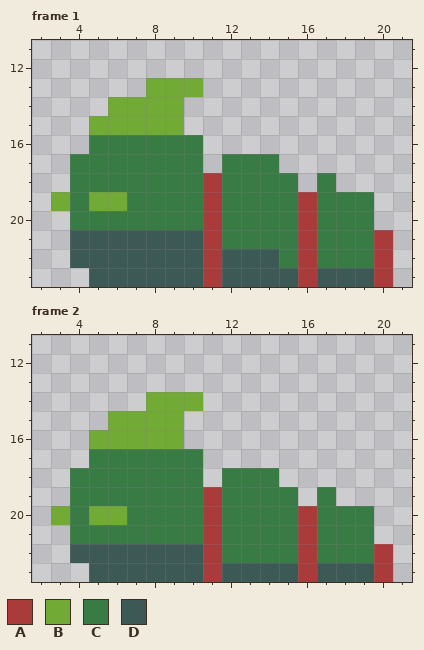
A pixel-art file gets an edit: res/crawler-idle.ase. This is how it looked before the edit.
24x24 pixels, 2 frames. Shown: frame 1: x 2..21, y 11..23; frame 2: x 2..21, y 11..23.
Palette (. is transparent): A #a93b3b  B #71aa34  C #397b44  D #3c5956
And afterwards:
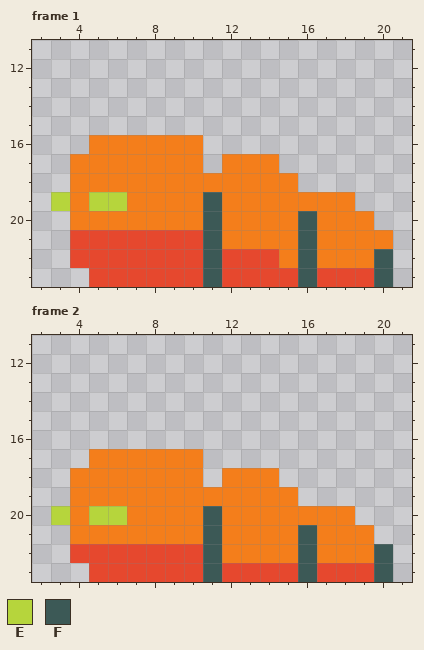
Colours new in this view: E #b6d53c  F #3c5956
Changes in this commit:
Colour C changes from #397b44 to #f47e1b.
Colour D changes from #3c5956 to #e6482e.
Frame 1:
Colour A becomes colour C in row 18 at x 11; in row 19 at x 16; in row 21 at x 20.
Colour B becomes colour E in row 19 at x 3 and 5 to 6.
Colour A becomes colour F in row 19 at x 11; in rows 20 to 21 at x 11 and 16; in rows 22 to 23 at x 11, 16 and 20.
The author cleared colour B in row 13 at x 8 to 10; in row 14 at x 6 to 9; in row 15 at x 5 to 9.
The author cleared colour C in row 18 at x 17; in row 19 at x 19.
Frame 2:
Colour A becomes colour C in row 19 at x 11; in row 20 at x 16.
Colour B becomes colour E in row 20 at x 3 and 5 to 6.
Colour A becomes colour F in row 20 at x 11; in row 21 at x 11 and 16; in rows 22 to 23 at x 11, 16 and 20.
The author cleared colour B in row 14 at x 8 to 10; in row 15 at x 6 to 9; in row 16 at x 5 to 9.
The author cleared colour C in row 19 at x 17; in row 20 at x 19.
Where, in picture pixels (left, top, right, bottom), the same in both pictures:
changed: (51, 78, 393, 287)
changed: (51, 392, 393, 582)
